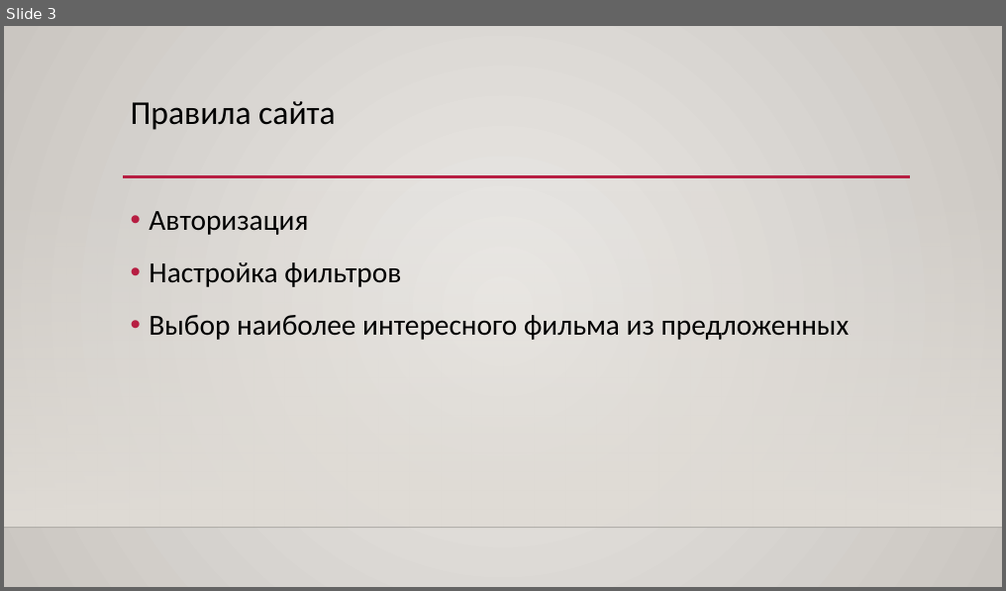
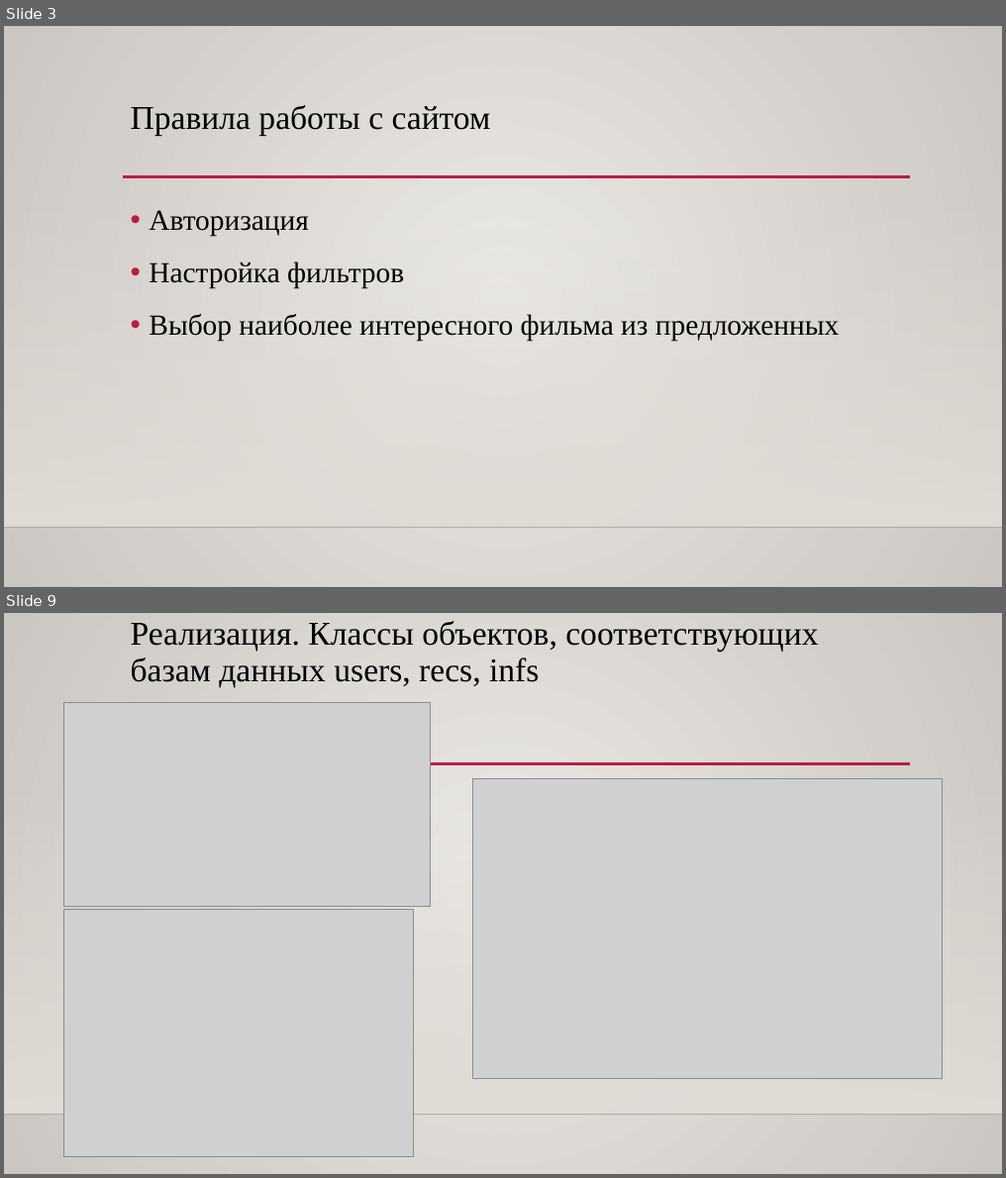
Before and after one commit to 20moonlight01/yandexlyceumweb, a slide deck: Для настроения.pptx. Shown one above the other, each under a label of ours: slide 3 before the commit, slides 3 and 9 after it; the slides between them are not shown. The pictures are 1006x591 and 1006x1178 pixels, drawn with LibreOffice and Linux fonts; fonts in the diff are those of the drawing; grey boxes stand for pictures; background and template pictures are left out. Boxes give left, top, right and bottom in pixels: in the first picture for what was removed or moved away, otherwise in the second. Text is boxed around its words. In the diff, an @@ line names an element or a change of style, - is before the commit and + after.

```diff
--- a/Для настроения.pptx
+++ b/Для настроения.pptx
@@ slide 9 added at (4, 613, 1002, 1174), background gradient #ECEAE7 to #CAC7C1; not listed: 3 template elements that a slide beside it also shows @@
@@ title added at (131, 621, 818, 687), 32 pt, text #000000 @@
+Реализация. Классы объектов, соответствующих базам данных users, recs, infs
@@ picture added at (63, 702, 430, 906) @@
@@ picture added at (472, 778, 943, 1078) @@
@@ picture added at (63, 909, 414, 1157) @@
@@ slide 3 changed as well @@
@@ title at (131, 105, 491, 136): text changed; font Calibri to Times New Roman @@
-Правила сайта
+Правила работы с сайтом
@@ text "Авторизация" at (149, 210, 839, 341): font Calibri to Times New Roman @@
```
Also in this commit, not shown: 3 other slides changed, 16 other slides added.
